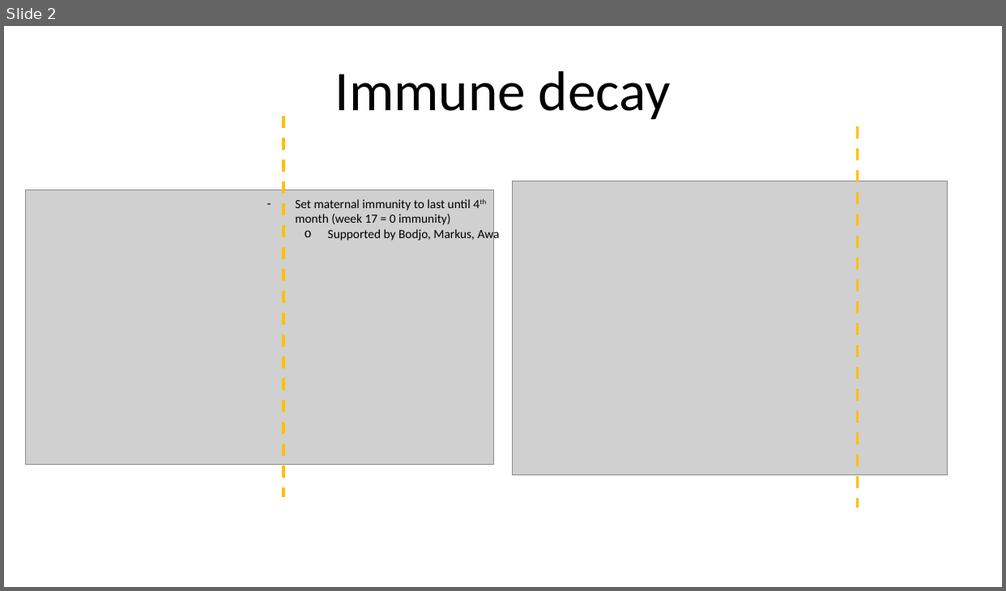
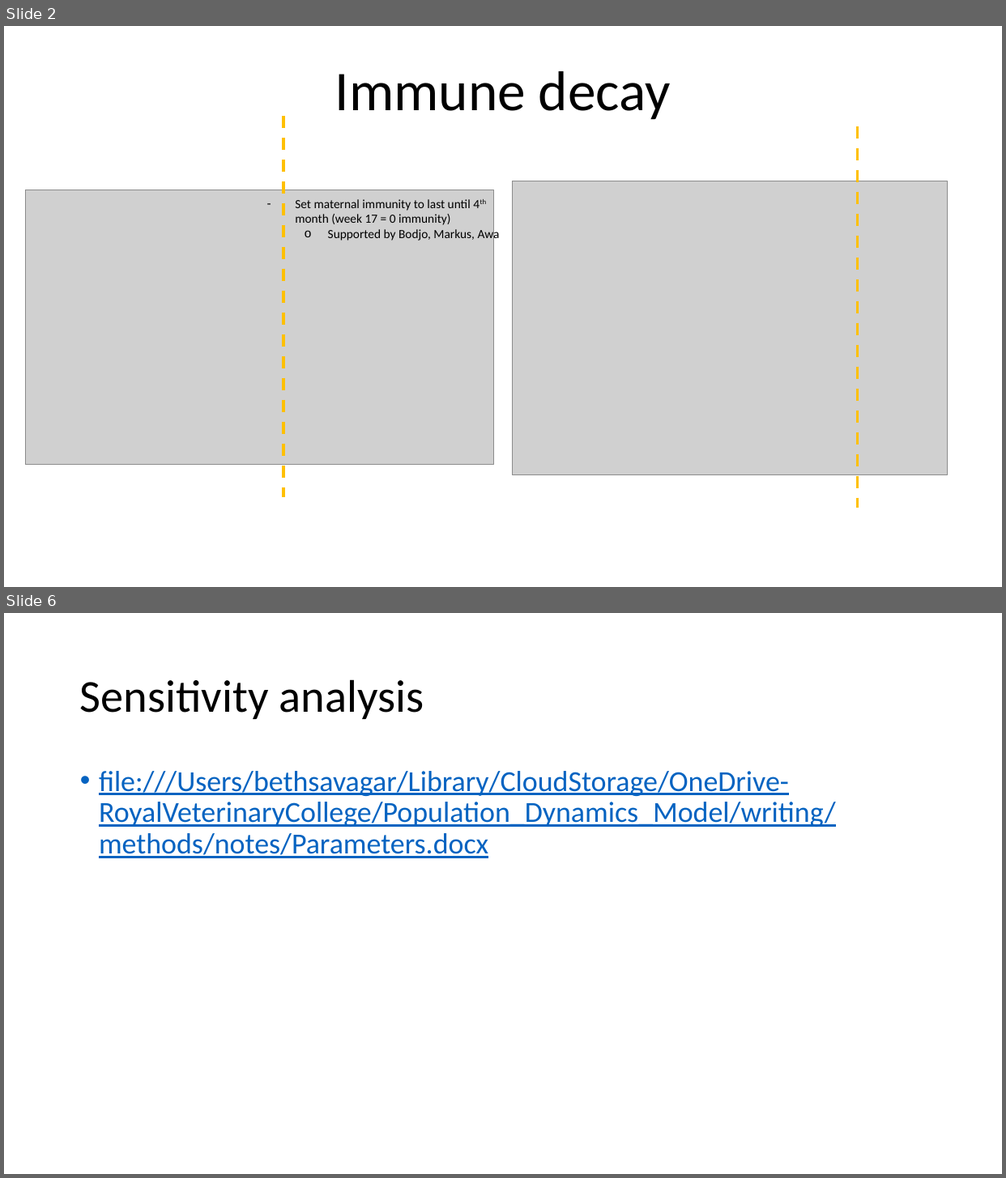
Before and after one commit to BethSavagar/demographic_model_1, a slide deck: results-presentations/model-test-BAOBAB.pptx. Shown one above the other, each under a label of ours: slide 2 before the commit, slides 2 and 6 after it; the slides between them are not shown. The pictures are 1006x591 and 1006x1178 pixels, drawn with LibreOffice and Linux fonts; fonts in the diff are those of the drawing; grey boxes stand for pictures. Boxes give left, top, right and bottom in pixels: in the first picture for what was removed or moved away, otherwise in the second. Text is boxed around its words. In the diff, an @@ line names an element or a change of style, - is before the commit and + after.

```diff
--- a/results-presentations/model-test-BAOBAB.pptx
+++ b/results-presentations/model-test-BAOBAB.pptx
@@ slide 6 added at (4,613,1002,1174), background #FFFFFF @@
@@ title added at (80,679,424,719), 44 pt, text #000000 @@
+Sensitivity analysis
@@ text added at (99,771,836,858), 28 pt, text #0563C1, underline @@
+• file:///Users/bethsavagar/Library/CloudStorage/OneDrive-RoyalVeterinaryCollege/Population_Dynamics_Model/writing/methods/notes/Parameters.docx
```
Also in this commit, not shown: 1 slide changed, 3 other slides added, 3 slides removed, 1 other file.
